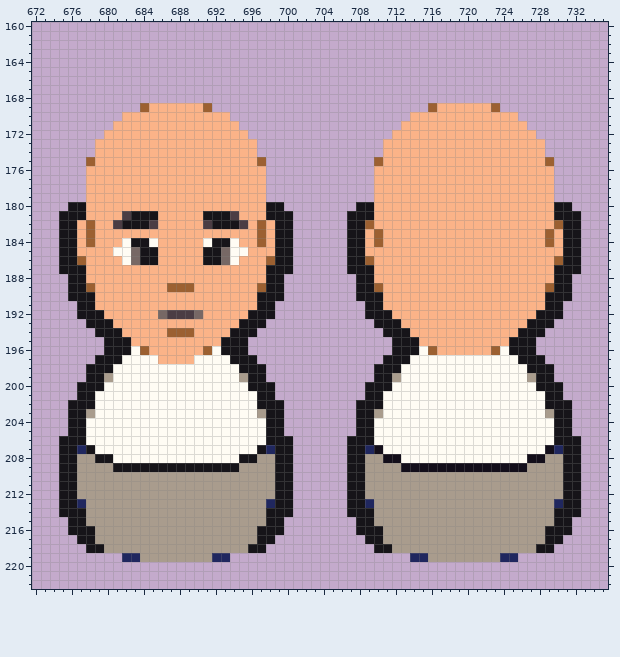
Two versions of one pixel-art file, godot/res/sprites/characters/characters.aseprite. Above: the version before the commit.
960x480 pixels, 1 frame. Colours within 5 levels of each other are drawn and written as one. Shown: x 672..735, y 160..222. The commit also changed other parts of the picture, which this record leaves out.
Once edited:
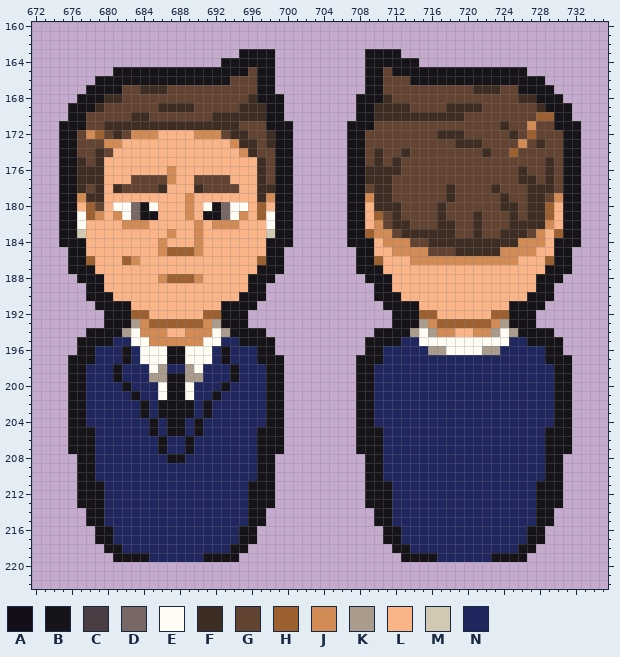
Palette (. is transparent): A #130e1a  B #161419  C #4b3d44  D #776865  E #fffcf4  F #3e2d22  G #634432  H #9c6031  J #d28b55  K #a99c8d  L #fbb388  M #d2c9b3  N #20275f
From old to new:
Changed rows in their new state; - is an unchanged pixel.
first column x 675:
163 --------------------BBBB----------BBBB--------------------
164 ------------------BBBBBB----------BBBBBB------------------
165 ------BBBBBBBBBBBBBBBGBB----------BBGBBBBBBBBBBBBBBB------
166 ----BBBBBBBBBBBBBBBGGGBB----------BBGGGBBBBBBBBBBBBBBB----
167 ---BBBBGGFFFGGGGGGGGGGBB----------BBGGGGGGGGGGFFFGGBBBB---
168 --BBBFFGGGGGGGGGGGGGGFBBB--------BBBFGGGGGGGGGGGGGGFFBBB--
169 -BBBFGGGGGGFFFFGGGGGFFFBB--------BBFFFFGGGGFFFFGGGGGGFBBB-
170 -BBGGGGGFFGGGGGGGFFFFFFBB--------BBFFFFFFFFFFGGGGGGGGHHBB-
171 BBBGGFFFFFFFFFFFFFFFGGGBBB------BBBGGGGGGGGGGGGGGFGGJGGBBB
172 BBGJHGFGJJJ----JJJGFFGGFBB------BBGGGGGGGGFFFGGGGGFGHGGGBB
173 BBGGGJJ------------JFFGFBB------BBGGGGGGGGGGFFFGGGGJGFGGBB
174 BBGGFG--------------JFGGBB------BBGFGGFGGGGGGGGFGGHGGGGGBB
175 BBFGF-----------------FGBB------BBGFGFGGGGGGGGGGGGGGGGFGBB
176 BBFFF-------J---------FGBB------BBFFFFGGGGGGGGGGGGGFGGFGBB
177 BBFFF---GGGGJ--GGGG---FGBB------BBFFFGGGGGGGGGGGGGGFFGFGBB
178 BBFGF-FGGGGF---FGGGG--FFBB------BBGFFGGGGGGFGGGGFGGGFFFGBB
179 BBJFF---------J-------FJBB------BBJFFGGGGGGFGGGGGFGGFFGJBB
180 B-LHG-EEDBE---J-EBDEE-HL-B------B-LFFFGGGGFGGGGGGFFGFFHL-B
181 --EHJ-JED-----J---DEJ-HE----------LHGFGGGGFGGGFGGGFGFFHL--
182 --EL--LJJJL----JLJJJL-LE----------LJGFFGGGFFGGFGGGFFFFJL--
183 --ML--------J--J------LM----------HJJGFFFFFFGGFGGFFFGJLH--
184 --BL---LLLLJ---JLLLL--LB----------BLJJJGGFFFFFFFFFFJJJLB--
185 .-B---LLLLLJHHHJLLLLL--B-.------.-B--JJJJGGGFFFFFJJJJ--B-.
186 .-BH---HJLL-----LLLL--HB-.------.-BH---JJJJJJJJJJJJ---HB-.
187 .--B------------------B--.------.--B------------------B--.
188 -.-BB------JHHHJ-----BB-.--------.-BB----------------BB-.-
189 -..BB-------LLL------BB..--------..BB----------------BB..-
190 -..-BB--------------BB-..--------..-BB--------------BB-..-
191 --..BBBB----------BBBB..----------..BBBB----------BBBB..--
192 --...BBBHH-LLLLLHHBBB...----------...BBBHH------HHBBB...--
193 ---..-BBKJHHHHHHJKBB-..------------..-BBKJHHHHHHJKBB-..---
194 ---B---KEJJJLLJJJEK---B------------B---KEKJJ--JJKEK---B---
195 --BBB-NNEEJJJJJJEENN-BBB----------BBB-NNEEEEEEEEEENN-BBB--
196 --BBNNN-NEEEBBEEEN-NNNBB----------BBNNNNNKKEEEEKKNNNNNBB--
197 -BBBNNNBN--EBBE--NBNNNBBB--------BBBNNNNNNNNNNNNNNNNNNBBB-
198 -BBNNNBNNN-KNNK-NNNBNNNBB--------BBNNNNNNNNNNNNNNNNNNNNBB-
199 -BBNNNBNNNKKBBKKNNNBNNNBB--------BBNNNNNNNNNNNNNNNNNNNNBB-
200 -B-NNNNBNNN-BB-NNNBNNNN-B--------B-NNNNNNNNNNNNNNNNNNNN-B-
201 -B-NNNNNBNN-BB-NNBNNNNN-B--------B-NNNNNNNNNNNNNNNNNNNN-B-
202 ---NNNNNNBNBBBBNBNNNNNN------------NNNNNNNNNNNNNNNNNNNN---
203 ---NNNNNNBNBBBBNBNNNNNN------------NNNNNNNNNNNNNNNNNNNN---
204 ---NNNNNNNBNBBNBNNNNNNN------------NNNNNNNNNNNNNNNNNNNN---
205 ---BNNNNNNBNBBNBNNNNNNB------------BNNNNNNNNNNNNNNNNNNB---
206 .--BNNNNNNNBNNBNNNNNNNB--.------.--BNNNNNNNNNNNNNNNNNNB--.
207 .-B-NNNNNNNBNNBNNNNNNN-B-.------.-BBNNNNNNNNNNNNNNNNNNBB-.
208 ..BBNNNNNNNNBBNNNNNNNNBB..------..BBNNNNNNNNNNNNNNNNNNBB..
209 ..BBNNNNNNNNNNNNNNNNNNBB..------..BBNNNNNNNNNNNNNNNNNNBB..
210 ..BBNNNNNNNNNNNNNNNNNNBB..------..BBNNNNNNNNNNNNNNNNNNBB..
211 ..BBBNNNNNNNNNNNNNNNNBBB..------..BBBNNNNNNNNNNNNNNNNBBB..
212 ..BBBNNNNNNNNNNNNNNNNBBB..------..BBBNNNNNNNNNNNNNNNNBBB..
213 ..BBBNNNNNNNNNNNNNNNNBBB..------..BBBNNNNNNNNNNNNNNNNBBB..
214 ...BBNNNNNNNNNNNNNNNNBB...------...BBNNNNNNNNNNNNNNNNBB...
215 -..BBNNNNNNNNNNNNNNNNBB..--------..BBNNNNNNNNNNNNNNNNBB..-
216 -...BBNNNNNNNNNNNNNNBB...--------...BBNNNNNNNNNNNNNNBB...-
217 --..BBNNNNNNNNNNNNNNBB..----------..BBNNNNNNNNNNNNNNBB..--
218 ---..BBNNNNNNNNNNNNBB..------------..BBNNNNNNNNNNNNBB..---
219 ------BBBBNNNNNNBBBB------------------BBBBNNNNNNBBBB------
Pixel boxes of the changes (left, top, right, bottom) in both pictures:
changed: (59, 49, 293, 562)
changed: (347, 49, 581, 562)
